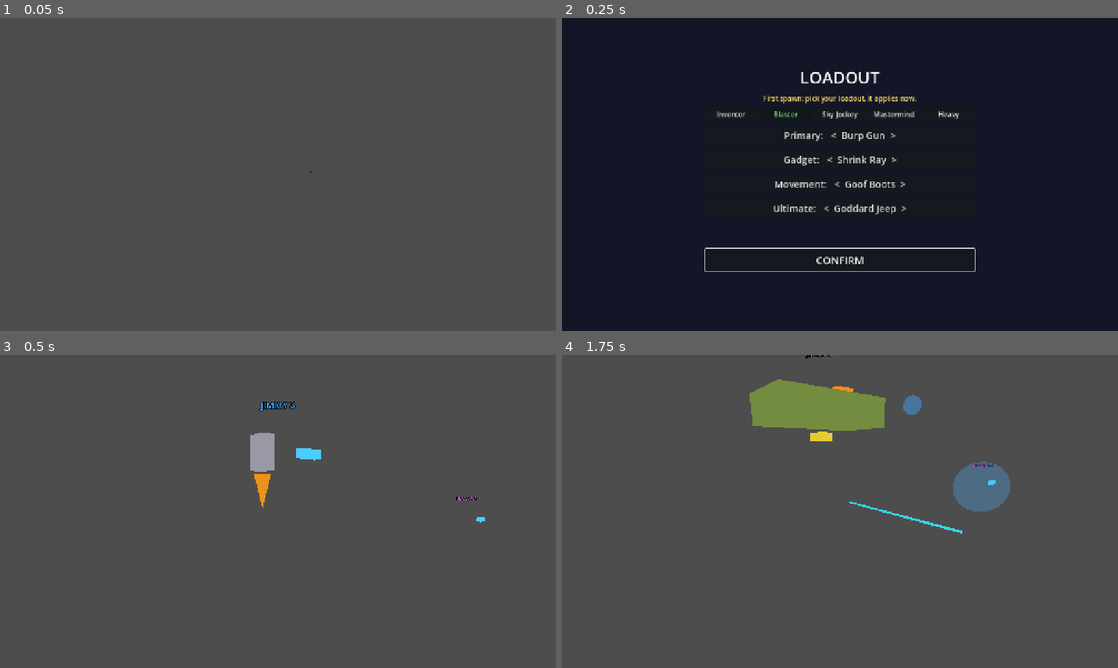
Above: before the commit, frames 1-4 (two rows, left to right).
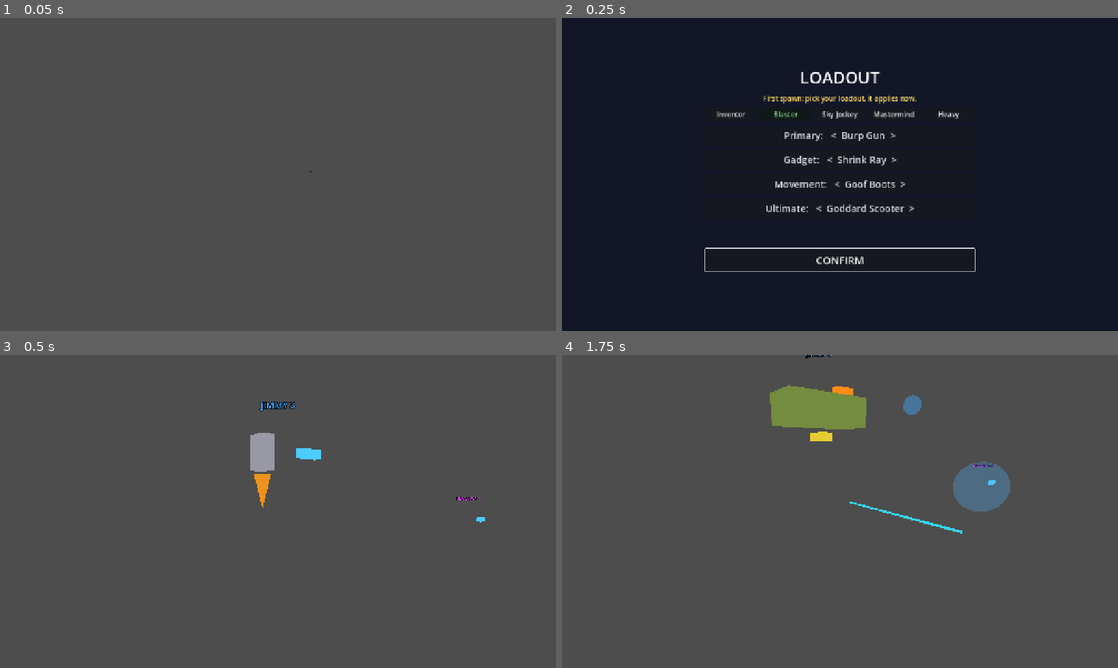
Above: after the commit, the same moments.

Repository: sirbilliams/NeutronArena-Android
Game: Godot game, scene res://tools/shots_loadout.tscn
Two runs of this game, one before a commit and one after it. Both use one fixed random seed, a clock stepped at 60 frames per second and the inputs below. This scene is started directly instead of the project's main scene.
Inputs (mouse positions are in pixels of both pictures, inside the frame that each line leads up to):
- Up to frame 1 (0.05 s): no input
- Up to frame 2 (0.25 s): no input
- Up to frame 3 (0.5 s): no input
- Up to frame 4 (1.75 s): tap Enter at 0.5 s; move the mouse to (962, 495) at 0.52 s; hold D (move_right) 0.53-1.28 s; hold Shift (movement) 0.53-1.28 s; tap Q (gadget) at 0.6 s; click (962, 495) at 0.67 s; tap Space (jump) at 0.77, 1.52 s; move the mouse to (728, 527) at 1.27 s; hold S (move_back) from 1.28 s (still down); tap Shift (movement) at 1.35 s; tap F (ultimate) at 1.55 s

Frame 1 is identical in both runs. In frame 2, 0.4% of the frame differs, in the area x 36-64%, y 59-63%; in frame 3, nothing differs; in frame 4, 1.1%, in the area x 33-59%, y 7-25%.

Commit message:
Rename ultimate to Goddard Scooter, use exported godscooter model

Diff:
--- a/scripts/balance.gd
+++ b/scripts/balance.gd
@@ -26,15 +26,15 @@
 }
 const ULTIMATES := {
 	&"rocket_ship": {"name": "Rocket Ship", "desc": "Fly and fire rockets for 8 s.", "cost": 200, "duration": 8.0, "fly_speed": 13.0, "weapon": &"rocket"},
-	&"goddard_jeep": {"name": "Goddard Jeep", "desc": "Fast vehicle, ram enemies for 8 s.", "cost": 200, "duration": 8.0, "speed_mult": 2.4, "ram_damage": 45, "ram_interval": 0.8, "ram_radius": 1.8},
+	&"goddard_scooter": {"name": "Goddard Scooter", "desc": "Fast vehicle, ram enemies for 8 s.", "cost": 200, "duration": 8.0, "speed_mult": 2.4, "ram_damage": 45, "ram_interval": 0.8, "ram_radius": 1.8},
 }
 ## slot order: primary, gadget, movement, ultimate
 const CLASSES := {
 	&"inventor": {"name": "Inventor", "primary": &"bubble_gun", "gadget": &"energy_shield", "movement": &"sprint", "ultimate": &"rocket_ship"},
-	&"blaster": {"name": "Blaster", "primary": &"burp_gun", "gadget": &"shrink_ray", "movement": &"goof_boots", "ultimate": &"goddard_jeep"},
+	&"blaster": {"name": "Blaster", "primary": &"burp_gun", "gadget": &"shrink_ray", "movement": &"goof_boots", "ultimate": &"goddard_scooter"},
 	&"sky_jockey": {"name": "Sky Jockey", "primary": &"bubble_gun", "gadget": &"laser_trap", "movement": &"jetpack", "ultimate": &"rocket_ship"},
-	&"mastermind": {"name": "Mastermind", "primary": &"water_gun", "gadget": &"drone", "movement": &"sprint", "ultimate": &"goddard_jeep"},
-	&"heavy": {"name": "Heavy", "primary": &"mega_burp", "gadget": &"energy_shield", "movement": &"none", "ultimate": &"goddard_jeep"},
+	&"mastermind": {"name": "Mastermind", "primary": &"water_gun", "gadget": &"drone", "movement": &"sprint", "ultimate": &"goddard_scooter"},
+	&"heavy": {"name": "Heavy", "primary": &"mega_burp", "gadget": &"energy_shield", "movement": &"none", "ultimate": &"goddard_scooter"},
 }
 const DEFAULT_CLASS := &"inventor"
 const SLOTS := [&"primary", &"gadget", &"movement", &"ultimate"]
--- a/scripts/loadout_test.gd
+++ b/scripts/loadout_test.gd
@@ -81,7 +81,7 @@
 	await get_tree().create_timer(1.0).timeout
 	check(100 - world.info[cid].hp == 30, "shrunk target takes +50%%: 20 -> %d" % (100 - world.info[cid].hp))
 	# --- energy shield absorbs
-	_set_srv_loadout(cid, _lo(&"burp_gun", &"energy_shield", &"goof_boots", &"goddard_jeep"))
+	_set_srv_loadout(cid, _lo(&"burp_gun", &"energy_shield", &"goof_boots", &"goddard_scooter"))
 	world.info[cid].st.erase("shrink")
 	_reset_victim(cid)
 	world.info[cid].gadget_ready = 0.0
@@ -99,7 +99,7 @@
 	check(world.info[cid].hp == 40 and world.info[cid].shield_hp == 0, "overflow damage passes after shield breaks (hp %d)" % world.info[cid].hp)
 	# --- power phase: invulnerable, can't shoot
 	await get_tree().create_timer(0.3).timeout
-	_set_srv_loadout(cid, _lo(&"bubble_gun", &"power_phase", &"sprint", &"goddard_jeep"))
+	_set_srv_loadout(cid, _lo(&"bubble_gun", &"power_phase", &"sprint", &"goddard_scooter"))
 	_reset_victim(cid)
 	world.info[cid].gadget_ready = 0.0
 	world._srv_gadget(cid, vic.global_position + Vector3(0, 1, 0), Vector3.FORWARD)
--- a/scripts/player.gd
+++ b/scripts/player.gd
@@ -224,7 +224,7 @@
 		m *= GadgetData.get_gadget(&"shrink_ray").f("slow", 1.0)
 	if has_status("slow"):
 		m *= float(status_val.get("slow", 1.0))
-	if ult_is(&"goddard_jeep"):
+	if ult_is(&"goddard_scooter"):
 		m *= ultimate.f("speed_mult", 1.0)
 	return m
 
@@ -422,7 +422,7 @@
 	cur_shrink = lerpf(cur_shrink, shr, 1.0 - exp(-10.0 * dt))
 	if model:
 		model.rotation.y = model_yaw + MODEL_YAW
-		model.visible = alive and not ult_is(&"rocket_ship") and not ult_is(&"goddard_jeep")
+		model.visible = alive and not ult_is(&"rocket_ship")
 		model.scale = Vector3.ONE * base_scale * cur_shrink
 	if gear:
 		gear.rotation.y = model_yaw
@@ -457,7 +457,7 @@
 		if m and m.material_override:
 			(m.material_override as StandardMaterial3D).albedo_color = Color(0.4, 1.0, 0.6, 0.28) if (fl & 4) != 0 and not has_status("shield") else Color(0.3, 0.7, 1.0, 0.3)
 	if fx_ship:
-		fx_ship.visible = alive and (ult_is(&"rocket_ship") or ult_is(&"goddard_jeep"))
+		fx_ship.visible = alive and (ult_is(&"rocket_ship") or ult_is(&"goddard_scooter"))
 	if fx_drone:
 		fx_drone.visible = alive and has_status("drone")
 		fx_drone.position = Vector3(cos(Time.get_ticks_msec() / 400.0) * 0.8, 2.0 + sin(Time.get_ticks_msec() / 300.0) * 0.1, sin(Time.get_ticks_msec() / 400.0) * 0.8)
@@ -611,7 +611,12 @@
 			mi.rotation.x = PI / 2.0
 			fx_ship.add_child(mi)
 	else:
-		fx_ship.add_child(Fx.box(Vector3(1.3, 0.6, 2.4), Color(0.45, 0.55, 0.25)))   # Goddard jeep placeholder
+		var sc := Fx.model("ase/n1/godscooter.glb")
+		if sc:
+			Fx.fit(sc, 2.0)
+			fx_ship.add_child(sc)
+		else:
+			fx_ship.add_child(Fx.box(Vector3(0.8, 0.6, 1.8), Color(0.45, 0.55, 0.25)))
 	fx_ship.visible = false
 	gear.add_child(fx_ship)
 	fx_drone = Fx.sphere(0.18, Color(0.9, 0.9, 0.3))
--- a/scripts/world.gd
+++ b/scripts/world.gd
@@ -500,7 +500,7 @@
 		if not info[id].alive or not srv_has(id, "ult"):
 			continue
 		var u := UltimateData.get_ultimate(info[id].loadout.ultimate)
-		if u.id != &"goddard_jeep" or not players.has(id):
+		if u.id != &"goddard_scooter" or not players.has(id):
 			continue
 		var me: Player = players[id]
 		for eid in info:
--- a/tools/shots_loadout.gd
+++ b/tools/shots_loadout.gd
@@ -69,12 +69,12 @@
 			world.bubbles_root.add_child(r)
 			_cam(mid + Vector3(4.5, 4.5, 6.0), mid + Vector3(0, 3.0, 1.0), 65)],
 		[95, func(): _snap("rocket_ultimate")],
-		# jeep + goof boots glide
+		# scooter + goof boots glide
 		[96, func():
 			a.set_loadout(Loadout.from_class(&"blaster"), 100)
 			a.set_status("ult", 8.0)
 			_cam(mid + Vector3(4.5, 2.5, 6.0), mid + Vector3(0, 1.0, 2.5), 65)],
-		[115, func(): _snap("jeep_ultimate"); get_tree().quit()],
+		[115, func(): _snap("scooter_ultimate"); get_tree().quit()],
 	]
 
 func _cam(pos: Vector3, look: Vector3, fov: float) -> void:
